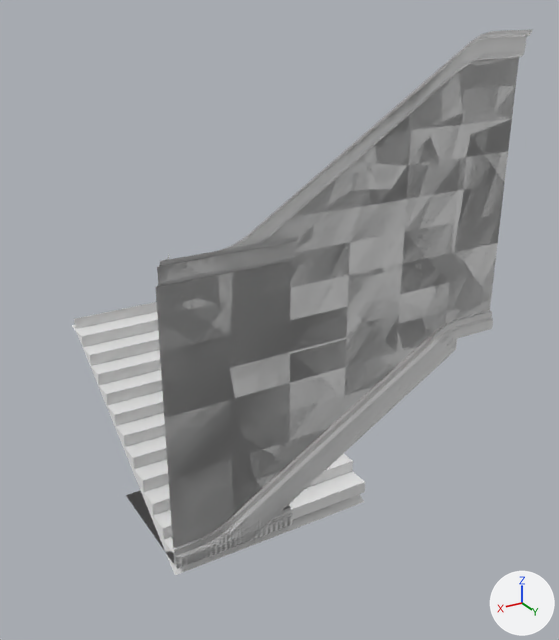
What one commit did to the FBX model Assets/Content/3Dmodels/Interiors/RevenueHouse/Lobby/3Dmodel_Interior_RevenueHouse_Lobby.fbx.
Camera for both pictures: a 50 mm camera at (3.37, 8.64, 7.87) aimed at (-2.61, -1.31, 2.89). Arrows for +X, +Y and +Z are at lower right; the lights stay in place. The first picture is the older version. Where no turn or scale is listed for an object, it has been applied to the vertices.

In view in the first picture: 'Interior_RevenueHouse_Lobby_StairsElevator', 'Interior_RevenueHouse_Lobby_WallMiddleFloorType1', 'Interior_RevenueHouse_Lobby_WallStairsElevatorEndType1', 'Interior_RevenueHouse_Lobby_WallStairsElevatorStartType1', 'Interior_RevenueHouse_Lobby_WallType1', 'Interior_RevenueHouse_Lobby_WallType1Door', 'Interior_RevenueHouse_Lobby_WallType1Quarter', 'Interior_RevenueHouse_Lobby_WallType1Window' and 2 more.
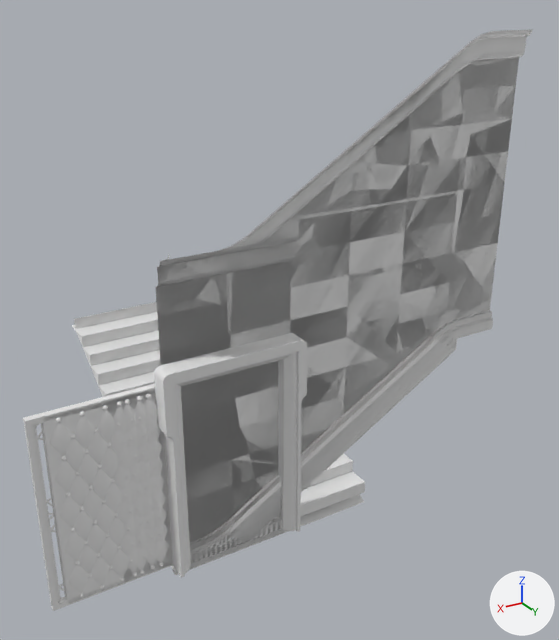
Commit message: Added Apartment Doors

Where the change shows, as pixel boxes [x1, y1, x2, y2] in the pictures (559 x 640 px):
'Interior_RevenueHouse_Lobby_DoorApartmentType1Single', added: after [41, 390, 173, 603]
'Interior_RevenueHouse_Lobby_DoorframeApartmentType1', added: after [154, 333, 308, 578]
'Interior_RevenueHouse_Lobby_DoorApartmentType1Double', added: after [107, 389, 172, 581]
'Interior_RevenueHouse_Lobby_DoorCageType1', added: after [23, 384, 173, 611]
'Interior_RevenueHouse_Lobby_WallType1Door', reshaped: before [156, 252, 293, 568]; after [157, 256, 291, 365]
part 1 of me_interior_revenuehouse_lobby_walltype1door, built on: before [164, 314, 293, 568]; after [158, 303, 290, 365]
'Interior_RevenueHouse_Lobby_WallType1Window', unchanged, covered by the edit: before [157, 242, 295, 553]; after [158, 288, 291, 502]

Patch to the scene script:
```diff
--- a/Assets/Content/3Dmodels/Interiors/RevenueHouse/Lobby/3Dmodel_Interior_RevenueHouse_Lobby.fbx.py
+++ b/Assets/Content/3Dmodels/Interiors/RevenueHouse/Lobby/3Dmodel_Interior_RevenueHouse_Lobby.fbx.py
@@ me_interior_revenuehouse_lobby_walltype1door @@
 # used by ob_interior_revenuehouse_lobby_walltype1door; location = (0.0, 0.0, 0.0)
-me_interior_revenuehouse_lobby_walltype1door.from_pydata(...)  # 65 vertices, 36 faces; spans x -2.0..0.0, y 0.0..0.2, z 0.0..4.8
+me_interior_revenuehouse_lobby_walltype1door.from_pydata(...)  # 32 vertices, 18 faces; spans x -2.0..0.0, y 0.0..0.2, z 3.1..4.8
+# me_interior_revenuehouse_lobby_walltype1door part 1
+# 38 vertices are removed from x -2.0..0.0, y 0.0..0.1, z 0.0..3.0
+# 20 faces are deleted
+# 5 vertices are added at (0.0, 0.0, 3.1), (-2.0, 0.0, 3.1), (-1.0, 0.0, 3.1), (-1.9, 0.0, 3.1), (-0.1, 0.0, 3.1)
+# 2 new faces join them
@@ me_interior_revenuehouse_lobby_doorframeapartmenttype1 @@
+me_interior_revenuehouse_lobby_doorframeapartmenttype1.from_pydata(...)  # 113 vertices, 94 faces; spans x -2.1..0.1, y -0.1..0.3, z 0.0..3.3
@@ me_interior_revenuehouse_lobby_doorapartmenttype1double_001 @@
+me_interior_revenuehouse_lobby_doorapartmenttype1double_001.from_pydata(...)  # 507 vertices, 442 faces; spans x 0.0..0.8, y -0.1..0.05, z 0.0..3.0
@@ me_interior_revenuehouse_lobby_doorcagetype1 @@
+me_interior_revenuehouse_lobby_doorcagetype1.from_pydata(...)  # 2008 vertices, 930 faces; spans x 0.0..1.8, y -0.1..0.0, z 0.0..3.0
@@ me_interior_revenuehouse_lobby_doorapartmenttype1single_001 @@
+me_interior_revenuehouse_lobby_doorapartmenttype1single_001.from_pydata(...)  # 1133 vertices, 980 faces; spans x 0.0..1.6, y -0.1..0.05, z 0.0..3.0
@@ ob_interior_revenuehouse_lobby_doorframeapartmenttype1 @@
+ob_interior_revenuehouse_lobby_doorframeapartmenttype1 = bpy.data.objects.new('Interior_RevenueHouse_Lobby_DoorframeApartmentType1', me_interior_revenuehouse_lobby_doorframeapartmenttype1)
+ob_interior_revenuehouse_lobby_doorframeapartmenttype1.location = (0.0, 0.0, 0.0)
@@ ob_interior_revenuehouse_lobby_doorapartmenttype1double @@
+ob_interior_revenuehouse_lobby_doorapartmenttype1double = bpy.data.objects.new('Interior_RevenueHouse_Lobby_DoorApartmentType1Double', me_interior_revenuehouse_lobby_doorapartmenttype1double_001)
+ob_interior_revenuehouse_lobby_doorapartmenttype1double.location = (0.0, 0.0, 0.0)
@@ ob_interior_revenuehouse_lobby_doorcagetype1 @@
+ob_interior_revenuehouse_lobby_doorcagetype1 = bpy.data.objects.new('Interior_RevenueHouse_Lobby_DoorCageType1', me_interior_revenuehouse_lobby_doorcagetype1)
+ob_interior_revenuehouse_lobby_doorcagetype1.location = (0.0, 0.0, 0.0)
@@ ob_interior_revenuehouse_lobby_doorapartmenttype1single @@
+ob_interior_revenuehouse_lobby_doorapartmenttype1single = bpy.data.objects.new('Interior_RevenueHouse_Lobby_DoorApartmentType1Single', me_interior_revenuehouse_lobby_doorapartmenttype1single_001)
+ob_interior_revenuehouse_lobby_doorapartmenttype1single.location = (0.0, 0.0, 0.0)
```
